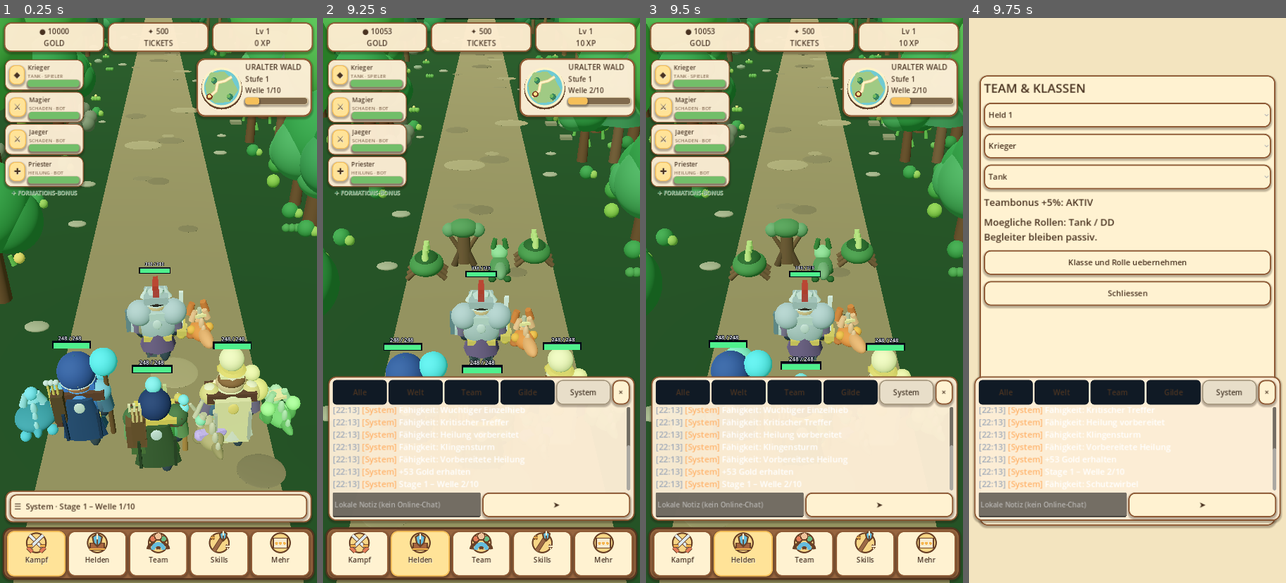
Above: before the commit, frames 1-4 (left to right).
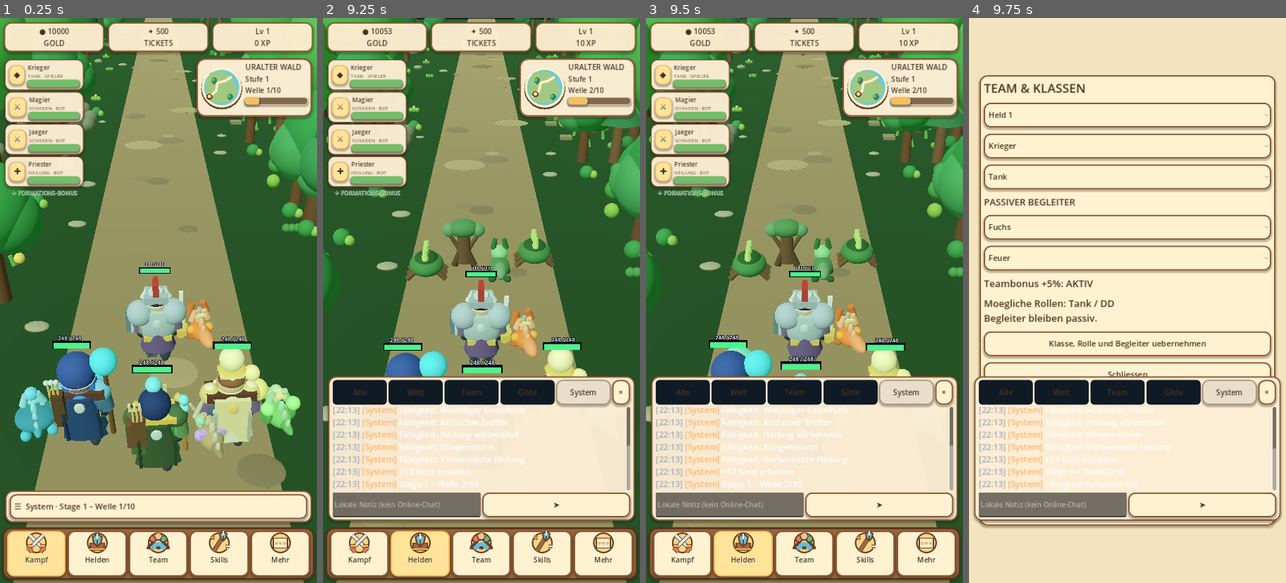
Above: after the commit, the same moments.

Repository: xynewageyx/TitanLegend
Game: Godot game, scene res://scenes/main.tscn
Same seed, same stepped clock (60 frames per second), same inputs: the game is played once before the commit and once after it.
Inputs (mouse positions are in pixels of both pictures, inside the frame that each line leads up to):
- Up to frame 1 (0.25 s): no input
- Up to frame 2 (9.25 s): click "☰ System · Stage 1 – Welle 1/…" at 0.5 s; click "Welt" at 1.25 s; click "Alle" at 2 s; click "Team" at 2.75 s; click "Gilde" at 3.5 s; click "System" at 4.25 s; click "×" at 5 s; click "☰ System · Fähigkeit: Vorbere…" at 5.75 s; click "➤" at 6.5 s; click (357, 554) at 7.25 s; click (421, 554) at 8 s; click "✕" at 8.75 s
- Up to frame 3 (9.5 s): no input
- Up to frame 4 (9.75 s): click (1127, 554) at 9.5 s

Frames 1-3 are identical in both runs. In frame 4, 7.8% of the frame differs, in the area x 4-96%, y 31-64%.

Commit message:
Add per-hero companion species and element selectors to Android team menu

Diff:
--- a/scripts/class_menu.gd
+++ b/scripts/class_menu.gd
@@ -5,6 +5,10 @@
 var class_selector: OptionButton
 var description: Label
 var role_selector: OptionButton
+var pet_species_selector: OptionButton
+var pet_element_selector: OptionButton
+const PET_SPECIES := ["Fuchs", "Schildkroete", "Hirsch", "Eule", "Drache"]
+const PET_ELEMENTS := ["Feuer", "Wasser", "Natur", "Licht", "Schatten", "Wind", "Eis", "Blitz", "Erde", "Chaos"]
 var bonus_label: Label
 const CLASS_ROLES := ["Tank / DD", "Tank / DD / Heilung", "Tank / DD / Heilung", "Tank / DD / Heilung", "DD", "DD", "DD", "DD", "DD", "Heilung / DD", "DD"]
 func _ready() -> void:
@@ -40,6 +44,18 @@
  v.add_child(class_selector)
  role_selector = OptionButton.new()
  v.add_child(role_selector)
+ var pet_heading := Label.new()
+ pet_heading.text = "PASSIVER BEGLEITER"
+ pet_heading.add_theme_font_size_override("font_size", 21)
+ v.add_child(pet_heading)
+ pet_species_selector = OptionButton.new()
+ for i in range(PET_SPECIES.size()):
+  pet_species_selector.add_item(PET_SPECIES[i], i)
+ v.add_child(pet_species_selector)
+ pet_element_selector = OptionButton.new()
+ for i in range(PET_ELEMENTS.size()):
+  pet_element_selector.add_item(PET_ELEMENTS[i], i)
+ v.add_child(pet_element_selector)
  bonus_label = Label.new()
  bonus_label.add_theme_font_size_override("font_size", 22)
  bonus_label.autowrap_mode = TextServer.AUTOWRAP_WORD_SMART
@@ -49,7 +65,7 @@
  description.autowrap_mode = TextServer.AUTOWRAP_WORD_SMART
  v.add_child(description)
  var apply := Button.new()
- apply.text = "Klasse und Rolle uebernehmen"
+ apply.text = "Klasse, Rolle und Begleiter uebernehmen"
  apply.custom_minimum_size.y = 75
  v.add_child(apply)
  var close := Button.new()
@@ -66,6 +82,8 @@
  _sync_slot()
 func _sync_slot() -> void:
  class_selector.select(team_formation.class_ids[slot_selector.selected])
+ pet_species_selector.select(team_formation.pet_species_ids[slot_selector.selected])
+ pet_element_selector.select(team_formation.pet_element_ids[slot_selector.selected])
  _refresh_description()
 func _refresh_description() -> void:
  role_selector.clear()
@@ -98,4 +116,6 @@
  if not team_formation.set_role(slot, chosen_role):
   description.text = "Rollenwechsel abgelehnt: Tankplatz bereits belegt."
   return
+ team_formation.set_pet_species(slot, pet_species_selector.get_selected_id())
+ team_formation.set_pet_element(slot, pet_element_selector.get_selected_id())
  _refresh_description()
